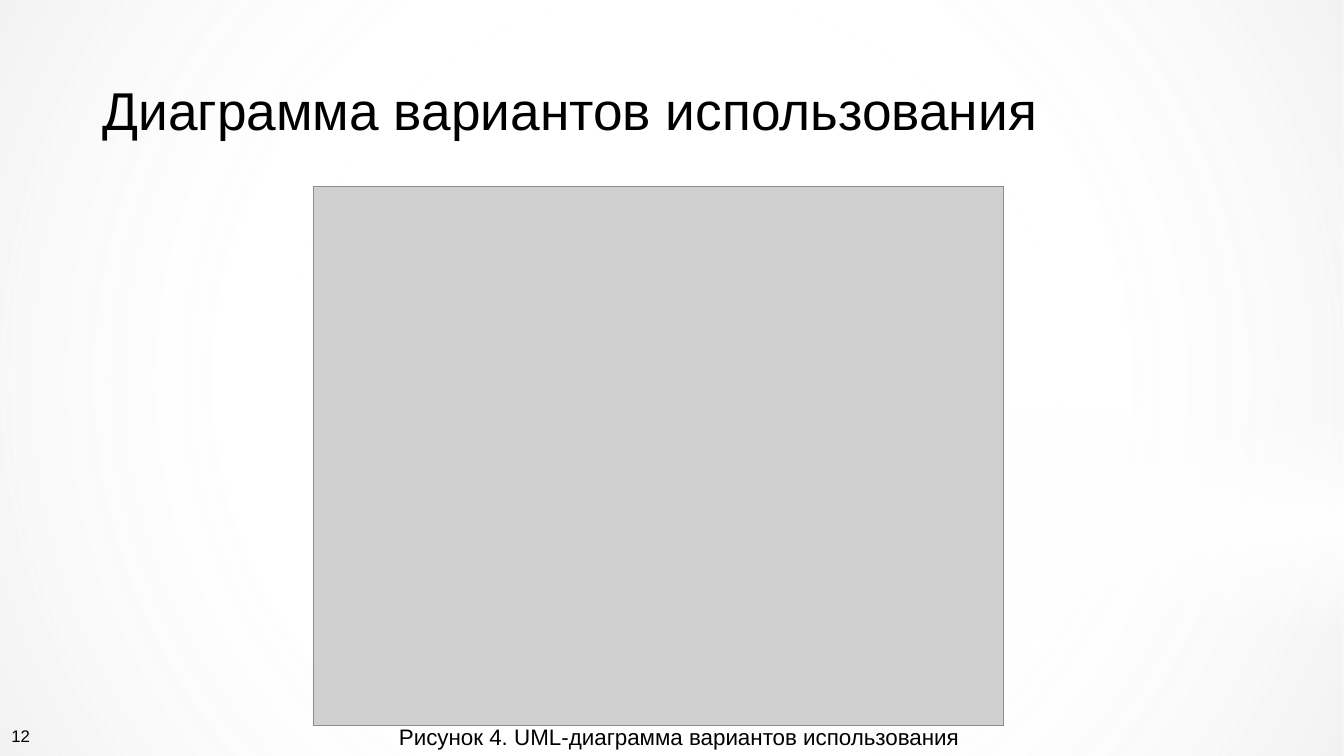
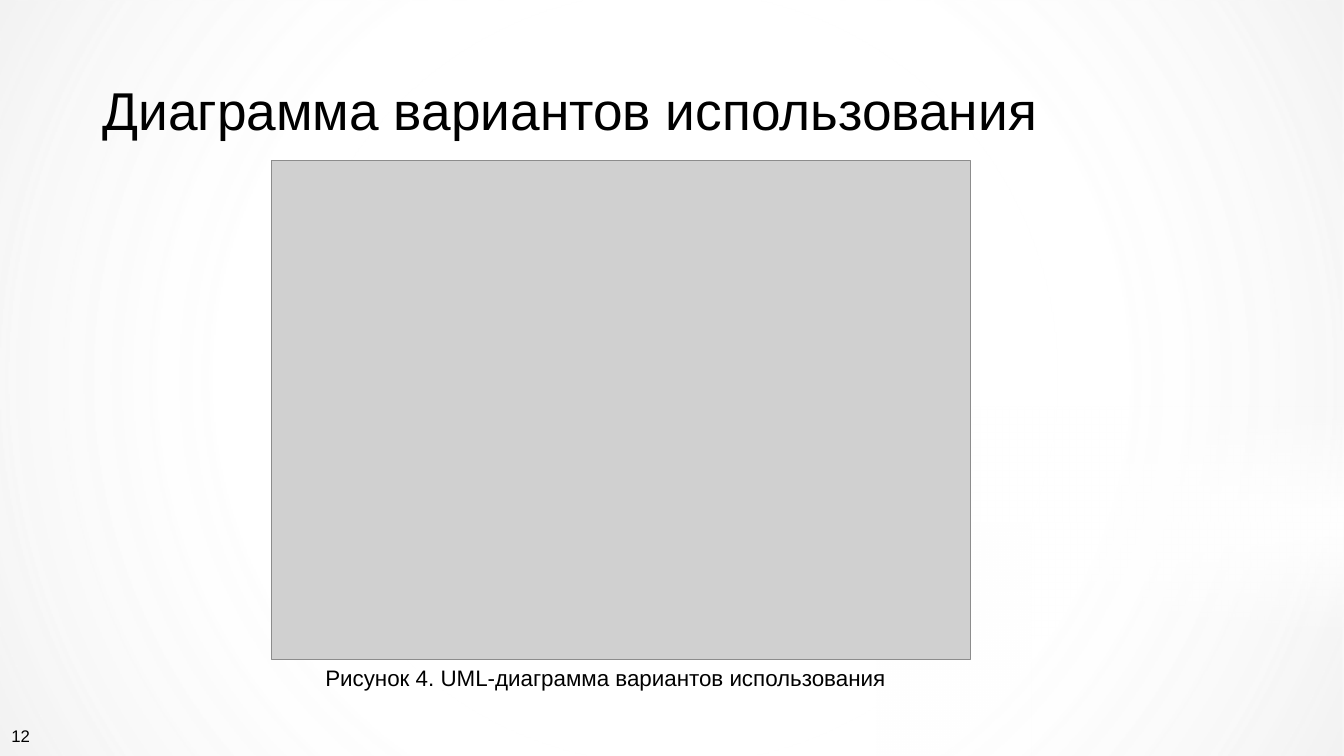
Before and after one commit to kirasmir2/VKR, a slide deck: slide 12 of Презентация ВКР.pptx. Drawn at 1344x756 pixels with LibreOffice and Linux fonts; fonts in the diff are those of the drawing; grey boxes stand for pictures; background and template pictures are left out. Boxes give left, top, right and bottom in pixels: in the first picture for what was removed or moved away, otherwise in the second. Text is boxed around its words. In the diff, an @@ line names an element or a change of style, - is before the commit and + after.

```diff
--- a/Презентация ВКР.pptx
+++ b/Презентация ВКР.pptx
@@ picture: place and size @@
-picture at [314,187,1004,726]
+picture at [271,160,970,659]
@@ text "Рисунок 4. UML-диаграмма вариантов использования": place and size @@
-text "Рисунок 4. UML-диаграмма вариантов использования" at [399,729,959,750]
+text "Рисунок 4. UML-диаграмма вариантов использования" at [325,670,886,691]
```
Also in this commit, not shown: 8 other slides changed, 2 slides added, 48 other files.
